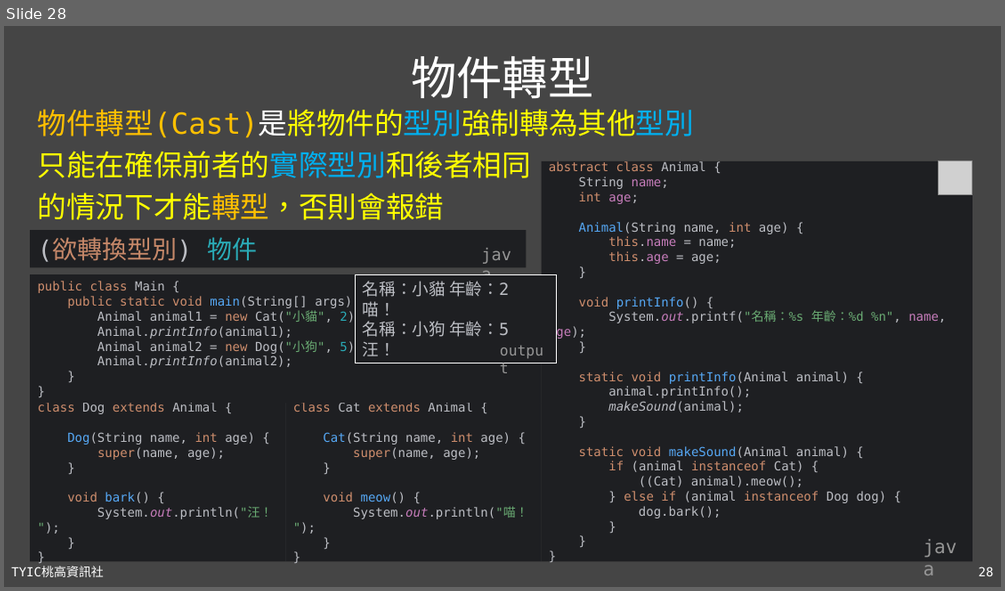
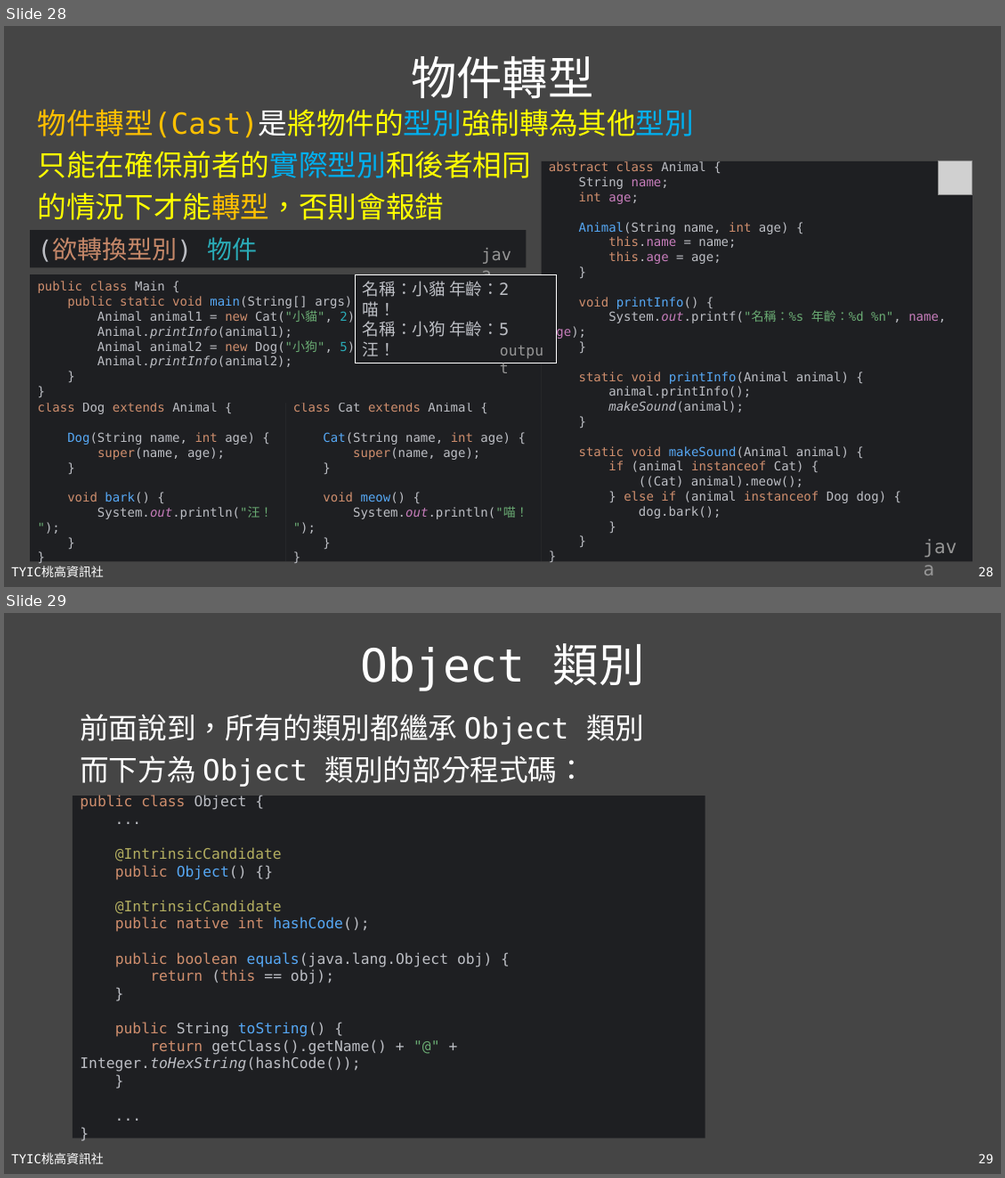
Before and after one commit to TYSHIC/slides, a slide deck: powerpoint/08_類別與物件.pptx. Shown one above the other, each under a label of ours: slide 28 before the commit, slides 28 and 29 after it. The pictures are 1005x591 and 1005x1178 pixels, drawn with LibreOffice and Linux fonts; fonts in the diff are those of the drawing; grey boxes stand for pictures. Boxes give left, top, right and bottom in pixels: in the first picture for what was removed or moved away, otherwise in the second. Text is boxed around its words. In the diff, an @@ line names an element or a change of style, - is before the commit and + after.

Commit message:
10_wrapper_class

```diff
--- a/powerpoint/08_類別與物件.pptx
+++ b/powerpoint/08_類別與物件.pptx
@@ slide 29 added at [4,613,1001,1174], background #454545; not listed: 2 template elements that a slide beside it also shows @@
@@ title added at [360,643,645,691], 44 pt, text #FFFFFF @@
+Object 類別
@@ text added at [80,714,644,787], 28 pt, text #FFFFFF @@
+前面說到，所有的類別都繼承 Object 類別
+而下方為 Object 類別的部分程式碼：
@@ rectangle added at [73,795,705,1138], fill #1E1F22, 14 pt, text #BCBEC4 @@
+public class Object {
+...
+@IntrinsicCandidate
+public Object() {}
+@IntrinsicCandidate
+public native int hashCode();
+public boolean equals(java.lang.Object obj) {
+return (this == obj);
+}
+public String toString() {
+return getClass().getName() + "@" + Integer.toHexString(hashCode());
+}
+...
+}
```
Also in this commit, not shown: 2 slides changed, 6 other files.
